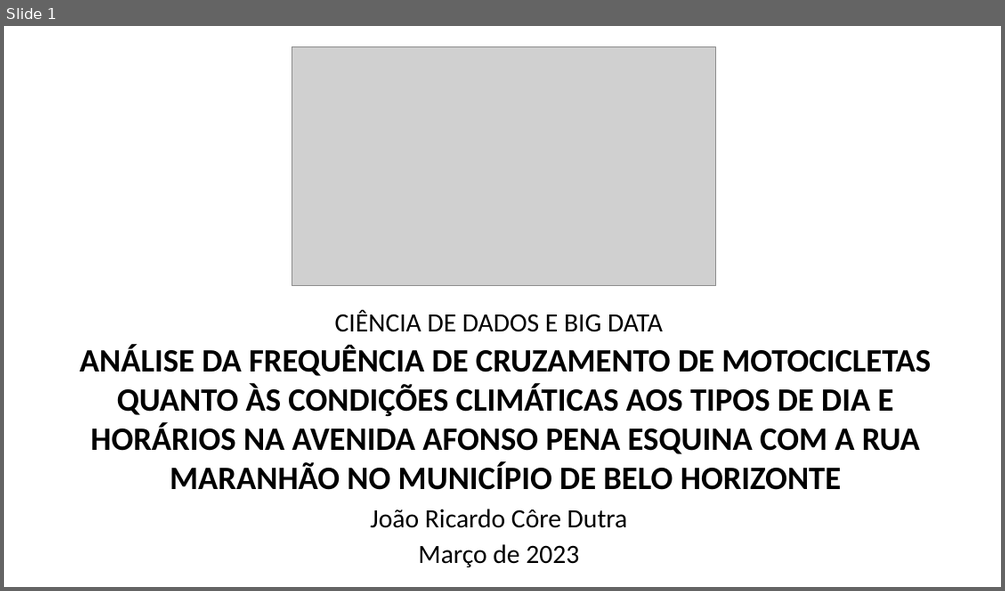
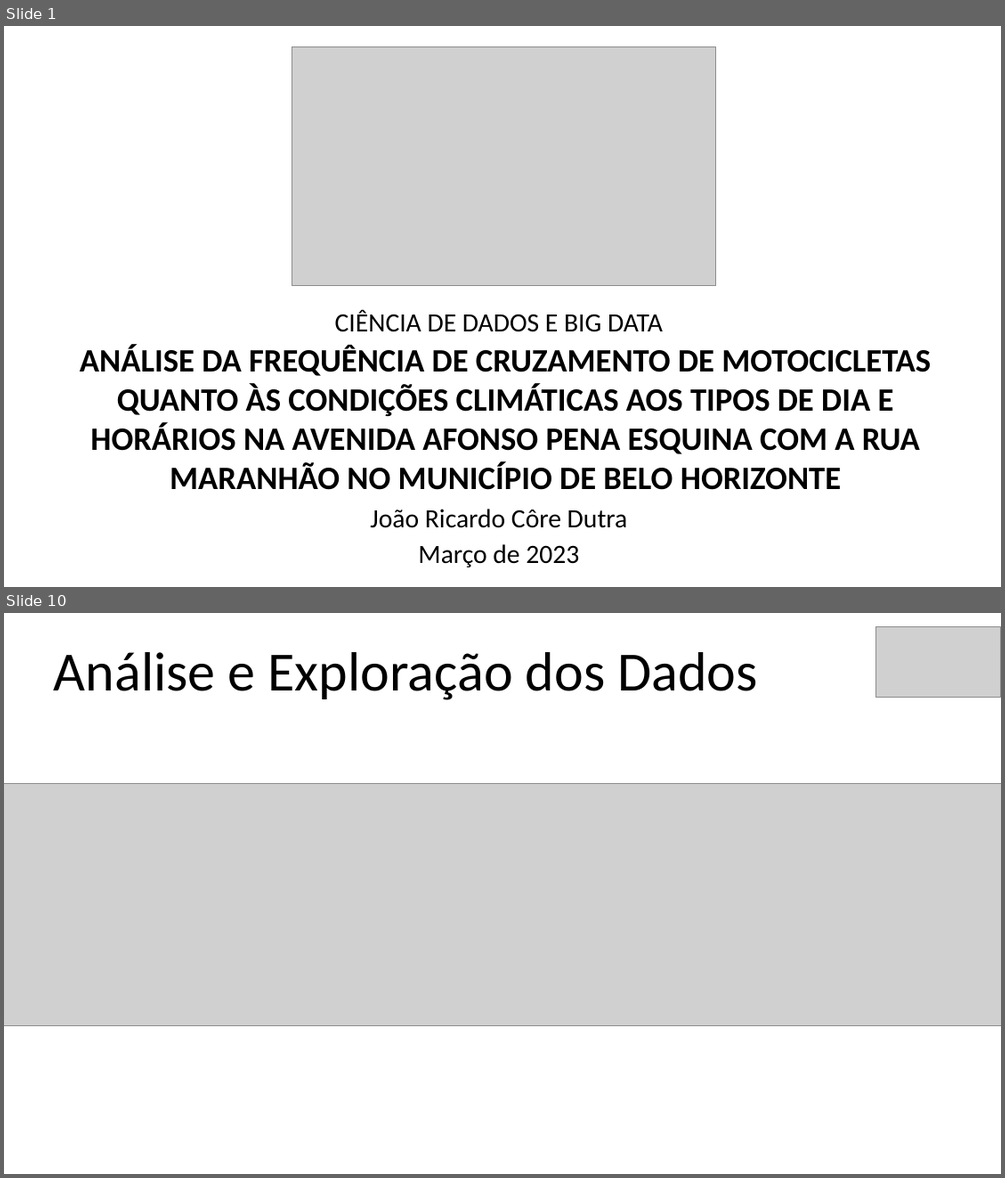
Before and after one commit to jrdutra/tcc_ciencia_de_dados_puc_minas, a slide deck: Apresentacao.odp. Shown one above the other, each under a label of ours: slide 1 before the commit, slides 1 and 10 after it; the slides between them are not shown. The pictures are 1005x591 and 1005x1178 pixels, drawn with LibreOffice and Linux fonts; fonts in the diff are those of the drawing; grey boxes stand for pictures. Boxes give left, top, right and bottom in pixels: in the first picture for what was removed or moved away, otherwise in the second. Text is boxed around its words. In the diff, an @@ line names an element or a change of style, - is before the commit and + after.

```diff
--- a/Apresentacao.odp
+++ b/Apresentacao.odp
@@ slide 10 added at (x1=4, y1=613, x2=1001, y2=1174), background #FFFFFF @@
@@ picture added at (x1=877, y1=627, x2=1001, y2=698) @@
@@ title added at (x1=54, y1=652, x2=757, y2=700), 44 pt, text #000000 @@
+Análise e Exploração dos Dados
@@ picture added at (x1=4, y1=783, x2=1001, y2=1026) @@
```
Also in this commit, not shown: 15 other slides added, 1 slide removed, 3 other files.
